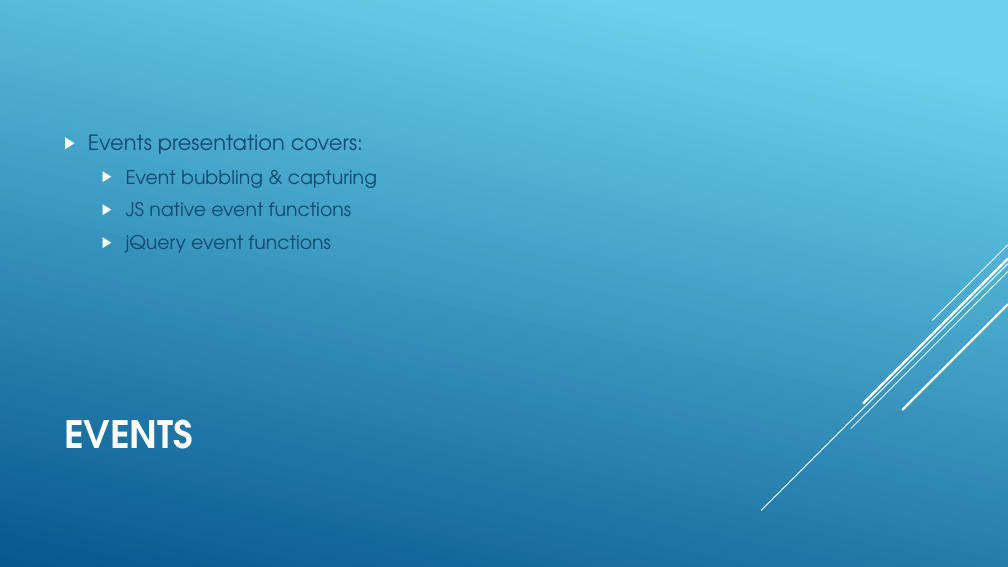
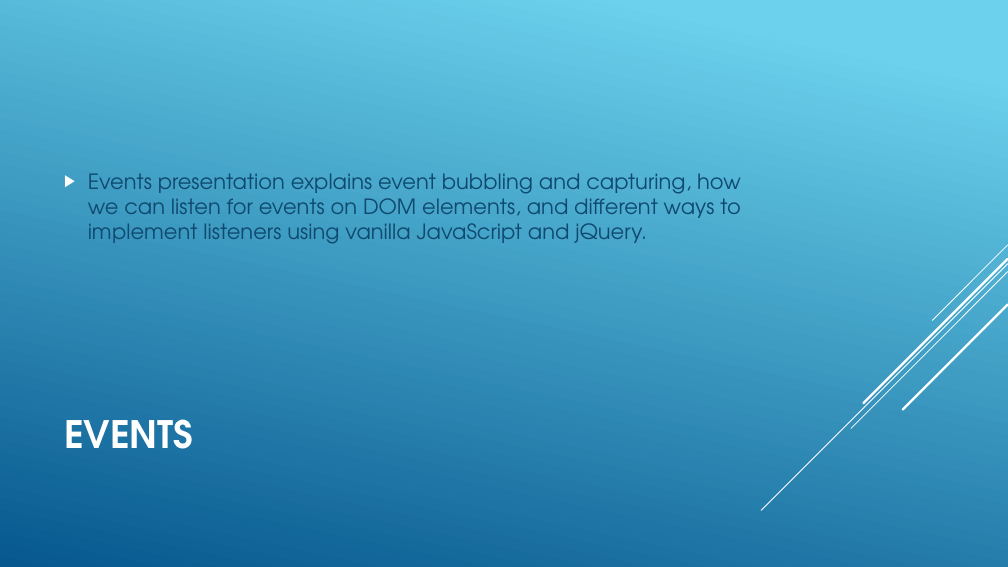
Before and after one commit to Zuehlke/security-onboarding, a slide deck: slide 11 of javascript_basics/Introduction.pptx. Drawn at 1008x567 pixels with LibreOffice and Linux fonts; fonts in the diff are those of the drawing. Boxes give left, top, right and bottom in pixels: in the first picture for what was removed or moved away, otherwise in the second. Text is boxed around its words. In the diff, an @@ line names an element or a change of style, - is before the commit and + after.

```diff
--- a/javascript_basics/Introduction.pptx
+++ b/javascript_basics/Introduction.pptx
@@ text at (88, 173, 741, 244): text changed; size 18 to 20 pt @@
-▶ Events presentation covers:
-  ▶ Event bubbling & capturing
-  ▶ JS native event functions
-  ▶ jQuery event functions
+▶ Events presentation explains event bubbling and capturing, how we can listen for events on DOM elements, and different ways to implement listeners using vanilla JavaScript and jQuery.
```
Also in this commit, not shown: 11 other slides changed, 6 other files.
